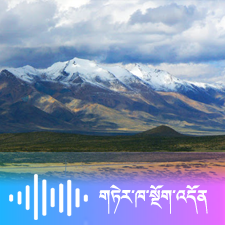
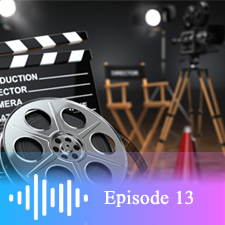
The second 225×225 image is a revision of the first. Changes to its layers:
renamed "གཏེར་ཁ་སྔོག་འདོན" to "Episode 13", painted on it over [99, 184, 208, 214]
added layer "Layer 5" above "Layer 4" over [0, 0, 225, 196]
